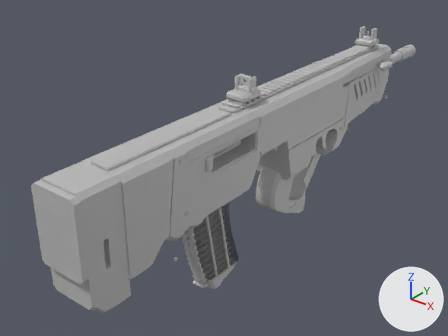
Renders of the glTF model assets/games/troll-ops/models/mtar.glb from each side of a commit.
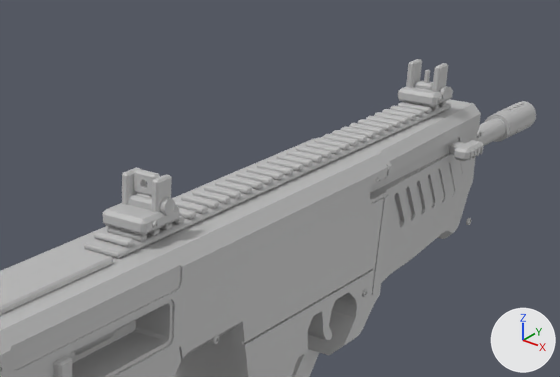
Each version appears first whole from a camera (50 mm lens) standing at (0.387, -0.611, 0.27) and looking at (-0.057, -0.056, -0.074), and next in a close-up on the part from 41% to 95% of the width and 0% to 49% of the height. The axes (+X, +Y, +Z) are drawn at lower right. The lights are the same throughout. The last two pictures show the newer version. Where no turn or scale is listed for an object, it has been applied to the vertices. Vertices at exactly the same position are counted once.

The scene before the commit, as lines of its bpy script (objects in view):
```python
me_mt_body_001 = bpy.data.meshes.new('MT_Body.001')
me_mt_body_001.from_pydata(...)  # 15391 vertices, 30738 faces; spans x -0.03..0.033, y -0.351..0.316, z -0.146..0.04
me_mt_body_001.materials.append(mat_mt_kit)  # grey #bcbcbc
me_mt_charge_001 = bpy.data.meshes.new('MT_Charge.001')
me_mt_charge_001.from_pydata(...)  # 857 vertices, 1666 faces; spans x -0.0686..0.0106, y -0.012..0.012, z -0.0039..0.0039
me_mt_charge_001.materials.append(mat_mt_kit)  # grey #bcbcbc
me_mt_ironrear_001 = bpy.data.meshes.new('MT_IronRear.001')
me_mt_ironrear_001.from_pydata(...)  # 2018 vertices, 4040 faces; spans x -0.013..0.014, y -0.109..0.211, z 0.043..0.068
me_mt_ironrear_001.materials.append(mat_mt_kit)  # grey #bcbcbc
ob_mt_body = bpy.data.objects.new('MT_Body', me_mt_body_001)
ob_mt_body.location = (0.0, 0.0, 0.0)
ob_mt_charge = bpy.data.objects.new('MT_Charge', me_mt_charge_001)
ob_mt_charge.location = (0.029, 0.195, 0.018)
ob_mt_ironrear = bpy.data.objects.new('MT_IronRear', me_mt_ironrear_001)
ob_mt_ironrear.location = (0.0, 0.0, 0.0)
# also in view: 'MT_Hider' at (0.0, 0.338, 0.0); 'MT_Rails' at (0.0, 0.045, 0.038)
```
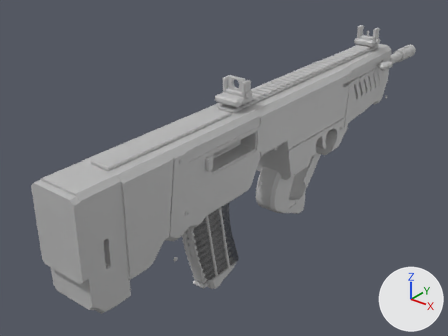
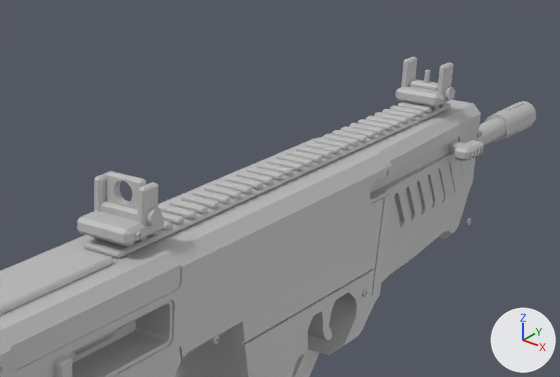
The change, as a list of edits to the scene's bpy script:
```text
Change me_mt_ironrear_001:
    used by ob_mt_ironrear; location = (0.0, 0.0, 0.0)
    remove me_mt_ironrear_001.from_pydata(...)  # 2018 vertices, 4040 faces; spans x -0.013..0.014, y -0.109..0.211, z 0.043..0.068
    add me_mt_ironrear_001.from_pydata(...)  # 2152 vertices, 4298 faces; spans x -0.015..0.018, y -0.125..0.211, z 0.043..0.07
    me_mt_ironrear_001 part 1: a new loose piece of 1277 vertices spanning x -0.015..0.018, y -0.125..-0.095, z 0.043..0.07, in mat_mt_kit (grey #bcbcbc)
    me_mt_ironrear_001 part 2: 83 vertices moved within x -0.001..0.014, y 0.189..0.202, z 0.045..0.055; 702 vertices removed from x -0.013..0.014, y 0.185..0.211, z 0.043..0.066; 714 vertices added at x -0.014..0.018, y 0.185..0.211, z 0.043..0.067
    me_mt_ironrear_001 part 3: 1155 vertices removed from x -0.013..0.014, y -0.109..-0.079, z 0.043..0.068
```

Changed parts and their boxes (x1, y1, x2, y2) in the close-ups (560 x 377 px; the box of a moved part takes in the faces that stretch with it):
'MT_IronRear', reshaped (8% wider, 7% taller)
    before: (103, 59, 453, 235)
    after: (77, 57, 455, 246)
part 1 of me_mt_ironrear_001, added
    after: (77, 171, 164, 246)
part 2 of me_mt_ironrear_001, moved or reshaped
    before: (398, 59, 453, 107)
    after: (396, 57, 455, 107)
part 3 of me_mt_ironrear_001, deleted
    before: (103, 167, 179, 235)
